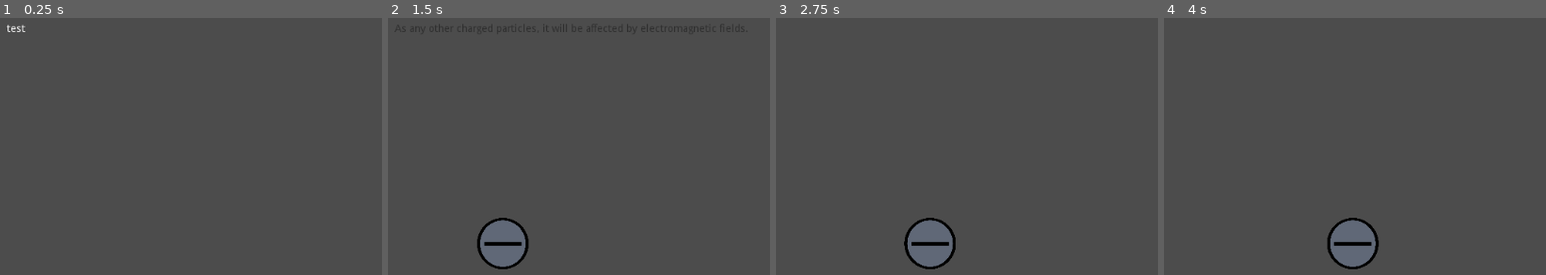
Above: before the commit, frames 1-4 (left to right).
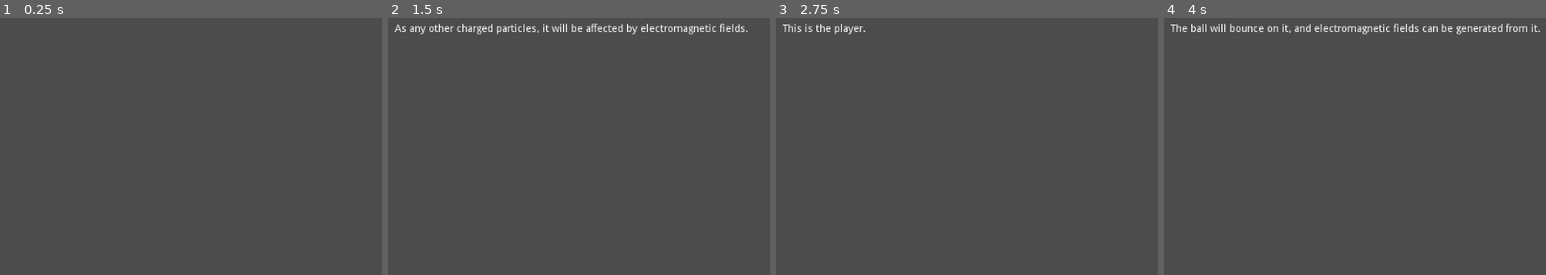
Above: after the commit, the same moments.

Repository: Nebulean/Electro-Pong
Game: Godot game, scene res://Scenes/Intro.tscn
Two runs of this game, one before a commit and one after it. Both use one fixed random seed, a clock stepped at 60 frames per second and the inputs below. The project has no main scene, so this scene is started directly.
Inputs:
- Up to frame 1 (0.25 s): no input
- Up to frame 2 (1.5 s): tap Enter at 0.5 s; hold Right (ui_right) 0.53-1.28 s; hold Left (ui_left) from 1.28 s (still down)
- Up to frame 3 (2.75 s): release Left (ui_left) at 2.03 s; hold Right (ui_right) from 2.03 s (still down)
- Up to frame 4 (4 s): release Right (ui_right) at 3.53 s; hold Left (ui_left) from 3.53 s (still down)

The runs differ from the first frame. In frame 1, less than 0.1% of the frame differs, in the area x 1-7%, y 2-6%; in frame 2, 3.5%, in the area x 1-95%, y 2-98%; in frame 3, 2.4%; in frame 4, 3.4%.
Error before the commit: Invalid get index '5' (on base: 'Array'). (res://Scripts/Intro.gd:30)

Commit message:
Refactored some commands

Diff:
--- a/game/Scenes/Intro.tscn
+++ b/game/Scenes/Intro.tscn
@@ -10,7 +10,6 @@
 margin_right = 710.0
 margin_bottom = 215.0
 custom_colors/font_color = Color( 1, 1, 1, 1 )
-text = "test"
 __meta__ = {
 "_edit_use_anchors_": false
 }
--- a/game/Scripts/Intro.gd
+++ b/game/Scripts/Intro.gd
@@ -32,19 +32,21 @@
 	var cmd = res[1]
 
 	# We take care of the command, if any
-	command_interpreter(cmd)
+	var cmds = cmd.split(",")
+	for c in cmds:
+		command_interpreter(c)
 
 	# We update the text
 	# TODO : THE FADE DO NOT WORK
-	for i in range(100, 0):
-		$Label.modulate = i
+	# for i in range(100, 0):
+	# 	$Label.modulate = i
 
 	# $Label.add_color_override("font_color", Color("#ffffff")) # does not work
 	$Label.text = line
 
 
-	for i in range(0, 100):
-		$Label.modulate = i
+	# for i in range(0, 100):
+	# 	$Label.modulate = i
 
 
 # This function will load a text file, and add each line to an element of an array.
@@ -92,14 +94,24 @@
 func command_interpreter(command):
 	if command == "EMPTY":
 		print("No commands here")
-	elif command == "BALL_APPEAR":
+
+	elif command == "BALL_CREATE":
 		print("Creating ball")
 		# We add the ball to child
 		add_child(ball)
+
 		# We select a position for the ball
 		var pos = Vector2(get_viewport().size.x/10, get_viewport().size.y/2)
 		ball.position = pos
 
+	elif command == "BALL_MOVE":
 		# We select a velocity for the ball
-		var vel = Vector2(50, 0)
+		var vel = Vector2(100, 0)
 		ball.linear_velocity = vel
+
+	elif command == "BALL_DISAPPEAR":
+		# We hide the ball
+		ball.hide()
+
+	else:
+		print("Unknown command")
Not shown, changed: game/Assets/Text/intro.txt
